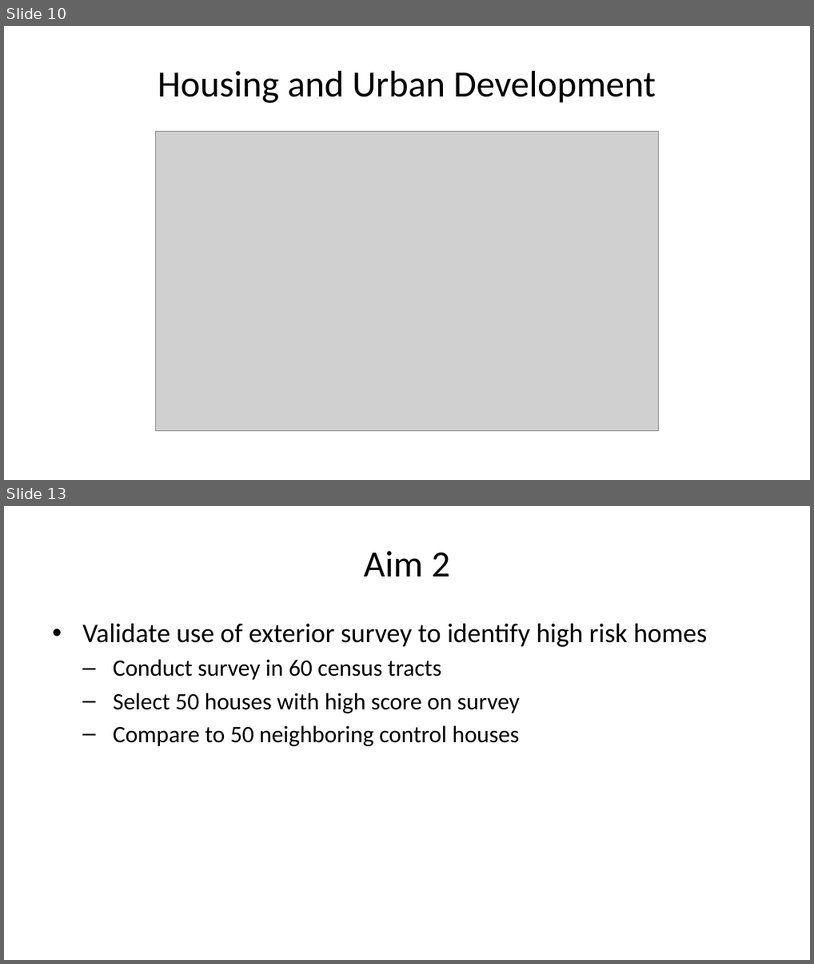
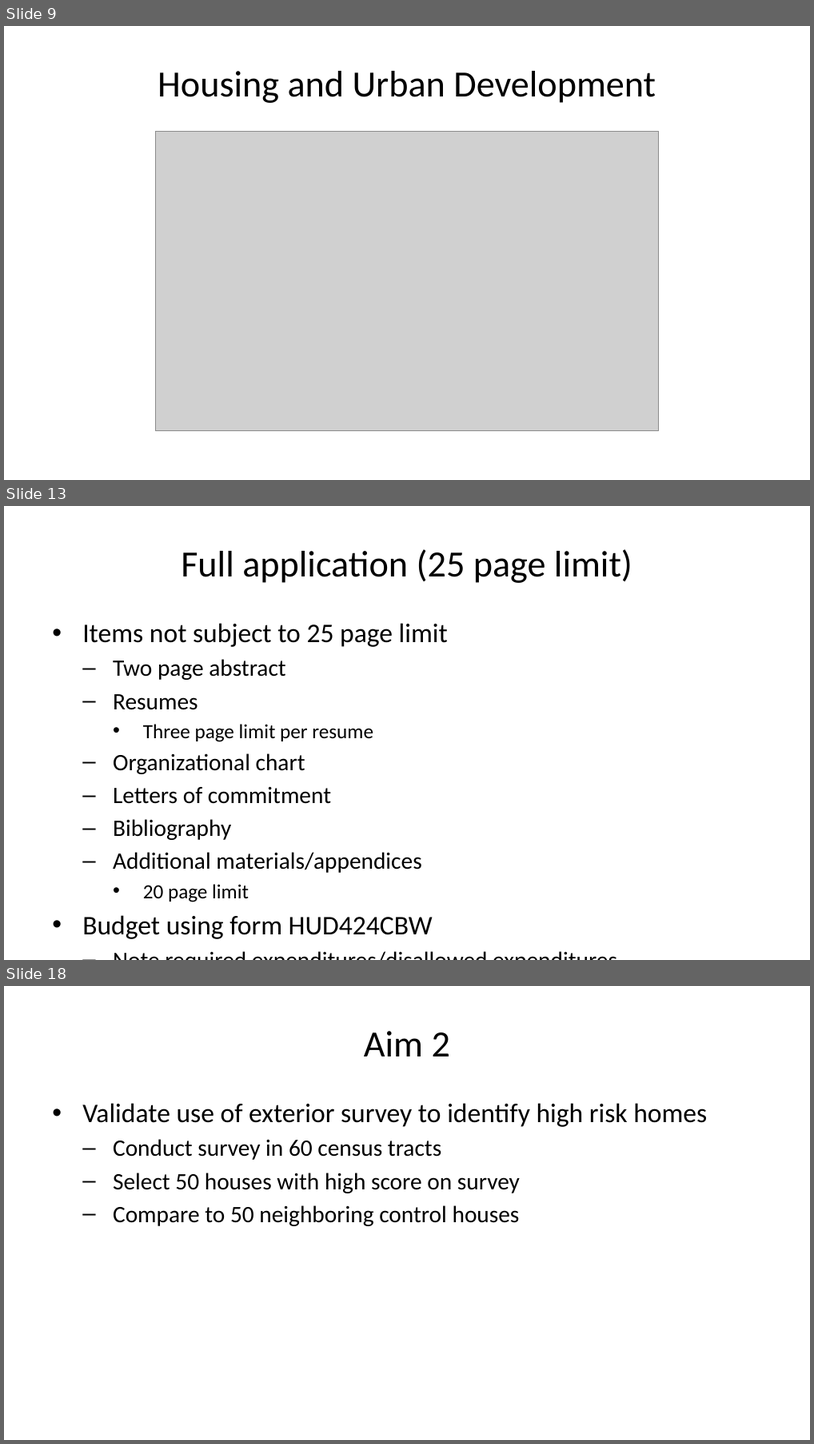
Before and after one commit to pmean/papers-and-presentations, a slide deck: kc-lead-impact/results/dbhi-presentation.pptx. Shown one above the other, each under a label of ours: slides 10 and 13 before the commit, slides 9, 13 and 18 after it; the slides between them are not shown. The pictures are 814x964 and 814x1444 pixels, drawn with LibreOffice and Linux fonts; fonts in the diff are those of the drawing; grey boxes stand for pictures. Boxes give left, top, right and bottom in pixels: in the first picture for what was removed or moved away, otherwise in the second. Text is boxed around its words. In the diff, an @@ line names an element or a change of style, - is before the commit and + after.

Commit message:
Simplified slide titles for dbhi-presentation.md

```diff
--- a/kc-lead-impact/results/dbhi-presentation.pptx
+++ b/kc-lead-impact/results/dbhi-presentation.pptx
@@ slide 13 added at (4,506,810,960), background #FFFFFF @@
@@ title added at (181,549,633,583), 33 pt, text #000000 @@
+Full application (25 page limit)
@@ text added at (82,623,448,939), 21 pt, text #000000 @@
+• Items not subject to 25 page limit
+  – Two page abstract
+  – Resumes
+    • Three page limit per resume
+  – Organizational chart
+  – Letters of commitment
+  – Bibliography
+  – Additional materials/appendices
+    • 20 page limit
+• Budget using form HUD424CBW
+  – Note required expenditures/disallowed expenditures
@@ what was slide 10 is now slide 9 @@
@@ what was slide 13 is now slide 18 @@
```
Also in this commit, not shown: 1 slide changed, 7 other slides added, 3 slides removed, 3 other files.
